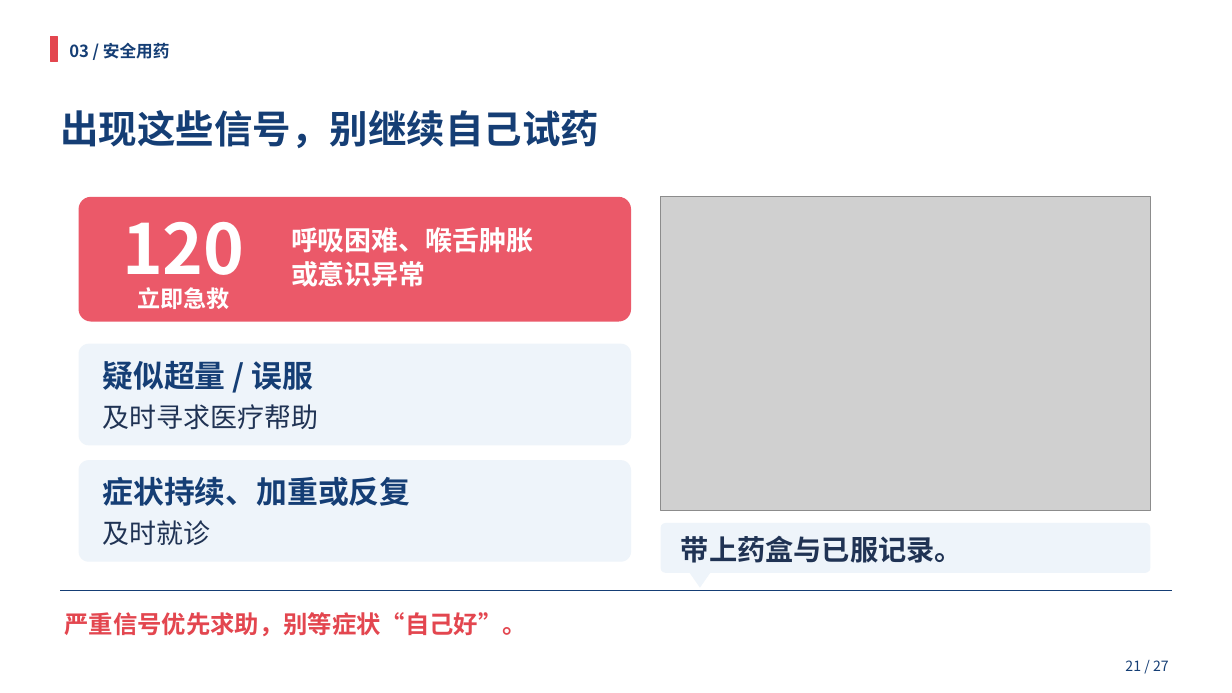
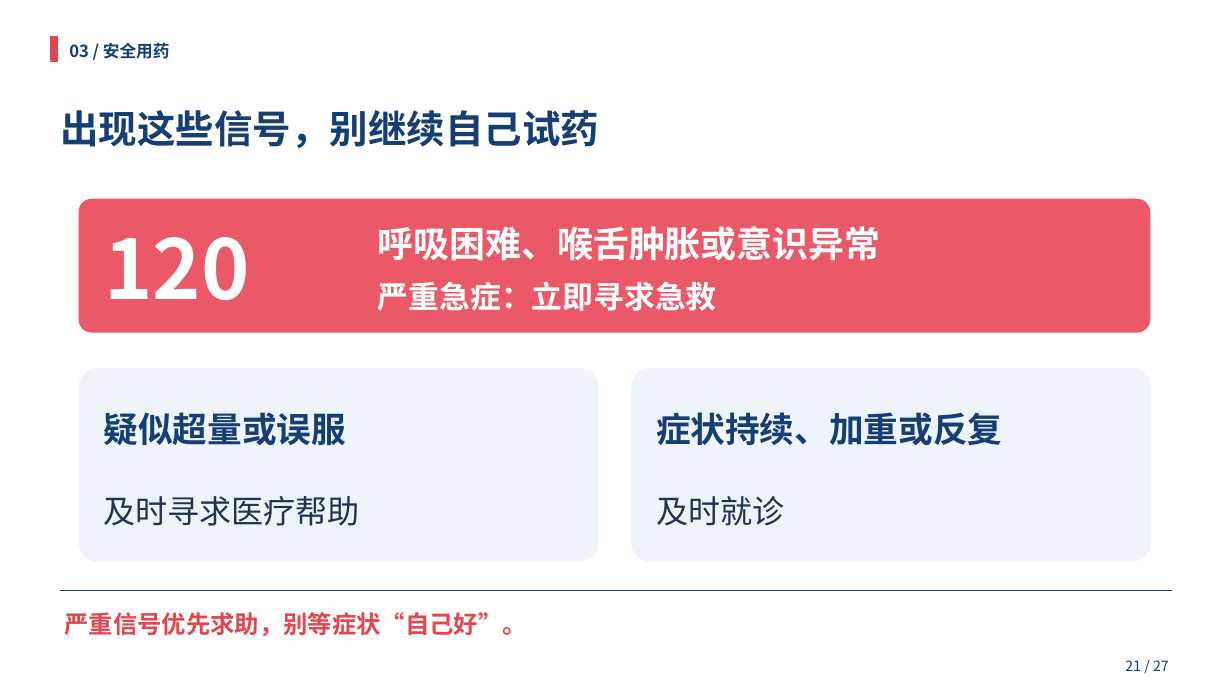
Before and after one commit to HOU-snowyfly/PPTbuilder, a slide deck: slide 21 of 交付文件/合理用药_双人35分钟.pptx. Drawn at 1232x693 pixels with LibreOffice and Linux fonts; fonts in the diff are those of the drawing; grey boxes stand for pictures. Boxes give left, top, right and bottom in pixels: in the first picture for what was removed or moved away, otherwise in the second. Text is boxed around its words. In the diff, an @@ line names an element or a change of style, - is before the commit and + after.

```diff
--- a/交付文件/合理用药_双人35分钟.pptx
+++ b/交付文件/合理用药_双人35分钟.pptx
@@ rounded rectangle: place and size @@
-rounded rectangle at (79, 197, 631, 322)
+rounded rectangle at (79, 199, 1151, 333)
@@ picture removed at (661, 197, 1151, 510) @@
@@ text "120": place and size @@
-text "120" at (122, 222, 245, 291)
+text "120" at (104, 237, 249, 300)
@@ text "120" at (104, 237, 249, 300): size 54 to 64 pt; alignment centre to left @@
@@ text at (378, 226, 880, 261): text changed; size 21 to 28 pt @@
-呼吸困难、喉舌肿胀
-或意识异常
+呼吸困难、喉舌肿胀或意识异常
@@ text removed at (137, 287, 229, 309) @@
-立即急救
@@ text added at (378, 281, 717, 311), 24 pt, text #FFFFFF, bold @@
+严重急症：立即寻求急救
@@ rounded rectangle: place and size @@
-rounded rectangle at (79, 344, 631, 445)
+rounded rectangle at (79, 368, 599, 562)
@@ rounded rectangle: place and size @@
-rounded rectangle at (79, 460, 631, 562)
+rounded rectangle at (631, 368, 1152, 562)
@@ text at (103, 412, 346, 445): text changed; size 24 to 27 pt @@
-疑似超量 / 误服
+疑似超量或误服
@@ text "症状持续、加重或反复": place and size @@
-text "症状持续、加重或反复" at (103, 476, 411, 506)
+text "症状持续、加重或反复" at (656, 412, 1002, 445)
@@ text "症状持续、加重或反复" at (656, 412, 1002, 445): size 24 to 27 pt @@
@@ text "及时寻求医疗帮助": place and size @@
-text "及时寻求医疗帮助" at (103, 404, 319, 430)
+text "及时寻求医疗帮助" at (103, 496, 359, 526)
@@ text "及时寻求医疗帮助" at (103, 496, 359, 526): size 21 to 25 pt @@
@@ text "及时就诊" at (656, 496, 784, 526): size 21 to 25 pt @@
@@ text "及时就诊": place and size @@
-text "及时就诊" at (103, 520, 211, 545)
+text "及时就诊" at (656, 496, 784, 526)
@@ rounded rectangle removed at (661, 523, 1151, 573) @@
@@ text removed at (681, 536, 963, 563) @@
-带上药盒与已服记录。
@@ triangle removed at (689, 571, 712, 588) @@
```
Also in this commit, not shown: 22 other slides changed, 1 slide added, 1 other file.
